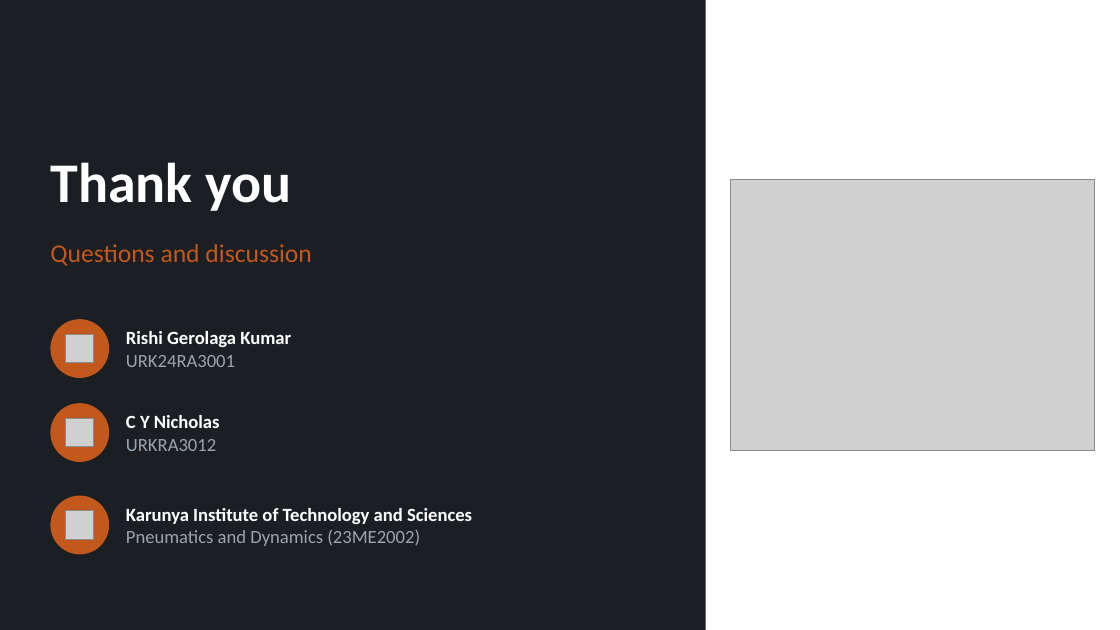
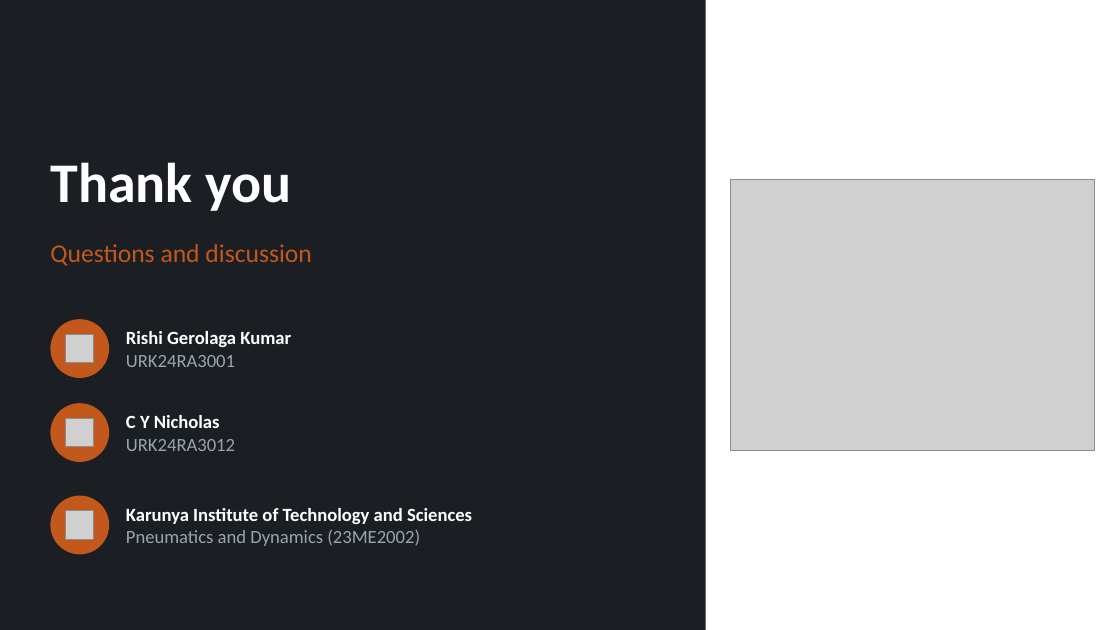
Before and after one commit to riri6967/J-Damper-simulations, a slide deck: slide 21 of presentation/J-Damper_CFD_Presentation.pptx. Drawn at 1120x630 pixels with LibreOffice and Linux fonts; fonts in the diff are those of the drawing; grey boxes stand for pictures. Boxes give left, top, right and bottom in pixels: in the first picture for what was removed or moved away, otherwise in the second. Text is boxed around its words. In the diff, an @@ line names an element or a change of style, - is before the commit and + after.

```diff
--- a/presentation/J-Damper_CFD_Presentation.pptx
+++ b/presentation/J-Damper_CFD_Presentation.pptx
@@ text at bbox=[126, 439, 235, 451]: text changed @@
-URKRA3012
+URK24RA3012
```
Also in this commit, not shown: 1 other slide changed, 2 other files.
